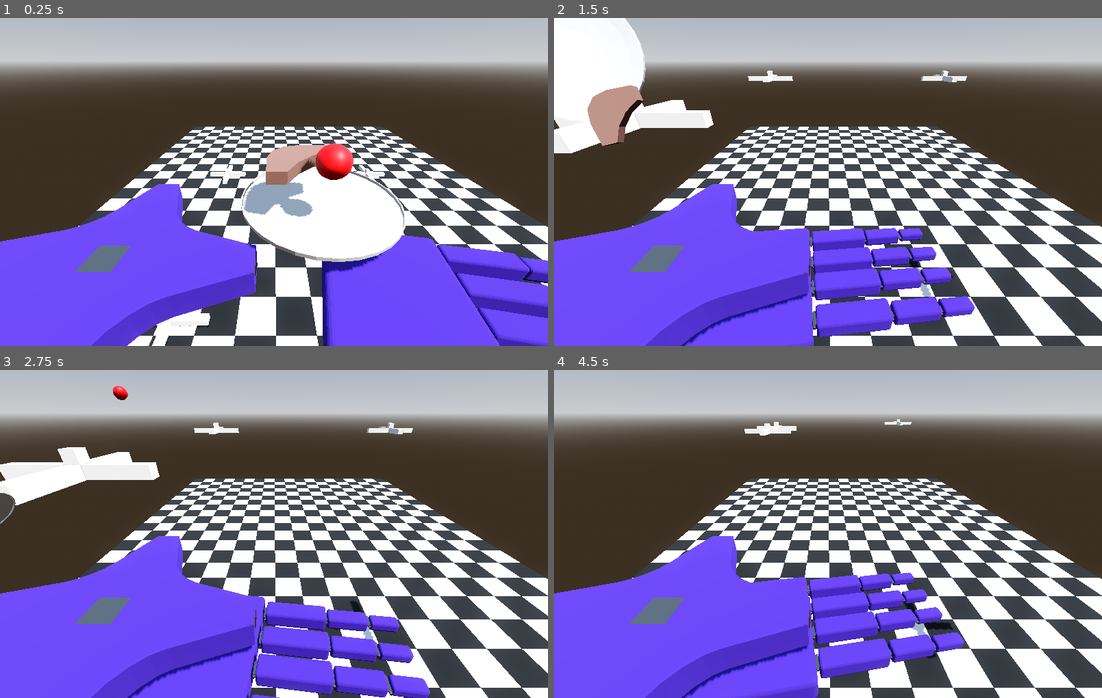
Above: before the commit, frames 1-4 (two rows, left to right).
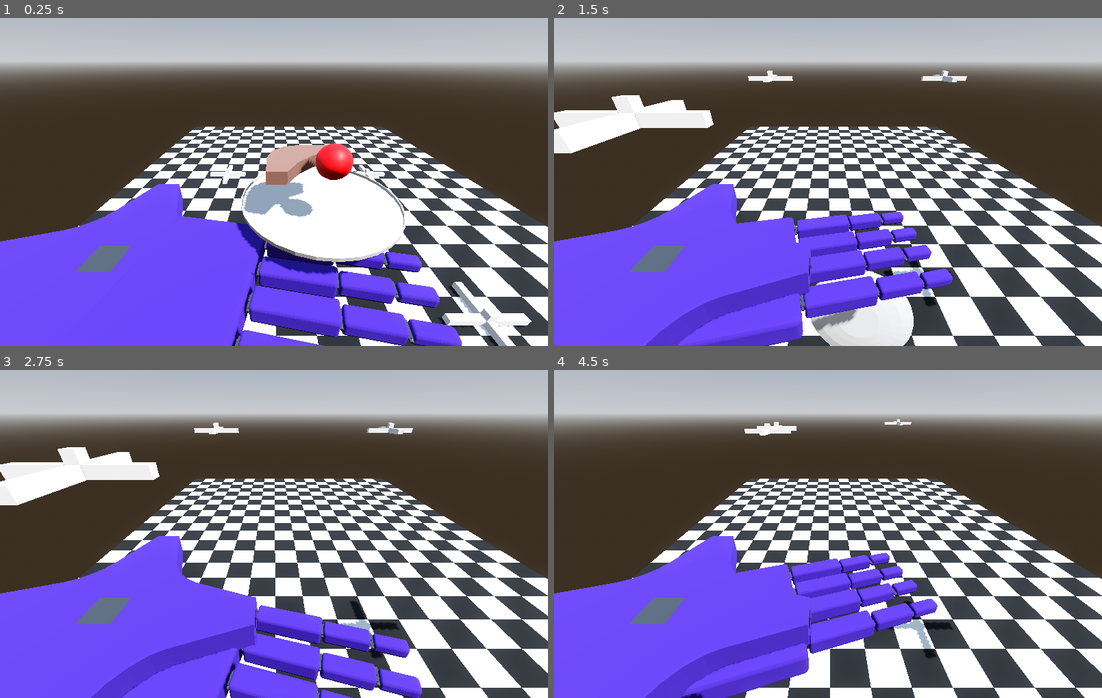
Above: after the commit, the same moments.

Repository: Odoxical/Please-Wait
Game: Godot game, scene res://scenes/Main.tscn
Same seed, same stepped clock (60 frames per second), same inputs: the game is played once before the commit and once after it.
Inputs (mouse positions are in pixels of both pictures, inside the frame that each line leads up to):
- Up to frame 1 (0.25 s): no input
- Up to frame 2 (1.5 s): tap Enter (ui_accept) at 0.5, 0.77 s; move the mouse to (855, 182) at 0.52 s; hold Mouse wheel down (Scroll_Down) 0.53-1.28 s; hold W (move_forward) from 0.53 s (still down); move the mouse to (800, 182) at 1.27 s; tap Mouse wheel up (Scroll_Up) at 1.35 s
- Up to frame 3 (2.75 s): keep holding W (move_forward); tap Enter (ui_accept) at 1.52 s; move the mouse to (284, 527) at 2.02 s; tap Ctrl (panic) at 2.1 s
- Up to frame 4 (4.5 s): keep holding W (move_forward); move the mouse to (822, 540) at 2.77 s; tap I (select_foot_1) at 2.85 s; tap Enter (ui_accept) at 3.02, 3.77 s; move the mouse to (866, 537) at 3.52 s; tap J (select_foot_2) at 3.6 s; move the mouse to (784, 530) at 4.27 s; tap K (select_foot_3) at 4.35 s

The runs differ from the first frame. In frame 1, 17% of the frame differs, in the area x 16-100%, y 60-100%; in frame 2, 13%; in frame 3, 7.0%; in frame 4, 7.8%.

Commit message:
3D Clamp attempt

Diff:
--- a/scripts/Grabber.gd
+++ b/scripts/Grabber.gd
@@ -13,37 +13,46 @@
 var ground_plane = Plane(Vector3.UP, height)
 var speed_factor: float
 var arm_length = normal_arm_length
+
 func _ready():
 	Input.mouse_mode = Input.MOUSE_MODE_CAPTURED
+
 func _unhandled_input(event):
 	if event is InputEventMouseMotion:
 		var flat_pos = Vector2(position.x, position.z)
-		var dist = flat_pos.length()
-		var reach = clamp(dist / arm_length, 0.0, 1.0)
+		var flat_dist = flat_pos.length()
+		var dist3d = position.length()
+		var reach = clamp(dist3d / arm_length, 0.0, 1.0)
+		var inner_reach = clamp(min_arm_length / dist3d, 0.0, 1.0) if dist3d > 0.001 else 1.0
 		var raw_move = Vector2(event.relative.x, event.relative.y) * mouse_sensitivity
-		if dist > 0.001:
+		if flat_dist > 0.001:
 			var radial_dir = flat_pos.normalized()
 			var tangent_dir = Vector2(-radial_dir.y, radial_dir.x)
 			var radial_amount = raw_move.dot(radial_dir)
 			var tangent_amount = raw_move.dot(tangent_dir)
 			if radial_amount > 0.0:
 				radial_amount *= 1.0 - reach * reach
+			if radial_amount < 0.0:
+				radial_amount *= 1.0 - inner_reach * inner_reach
 			var move = radial_dir * radial_amount + tangent_dir * tangent_amount
-			var new_pos = flat_pos + move
-			if new_pos.length() > arm_length:
-				new_pos = new_pos.normalized() * arm_length
-			if new_pos.length() > 0.001 and new_pos.length() < min_arm_length:
-				new_pos = new_pos.normalized() * min_arm_length
-			position.x = new_pos.x
-			position.z = new_pos.y
+			var new_flat = flat_pos + move
+			position.x = new_flat.x
+			position.z = new_flat.y
 		else:
-			var new_pos = flat_pos + raw_move
-			if new_pos.length() > arm_length:
-				new_pos = new_pos.normalized() * arm_length
-			if new_pos.length() > 0.001 and new_pos.length() < min_arm_length:
-				new_pos = new_pos.normalized() * min_arm_length
-			position.x = new_pos.x
-			position.z = new_pos.y
+			var new_flat = flat_pos + raw_move
+			var proposed_len = Vector3(new_flat.x, position.y, new_flat.y).length()
+			if proposed_len < min_arm_length:
+				var xz_min = sqrt(max(0.0, min_arm_length * min_arm_length - position.y * position.y))
+				if new_flat.length() > 0.001:
+					new_flat = new_flat.normalized() * xz_min
+				else:
+					new_flat = flat_pos
+			position.x = new_flat.x
+			position.z = new_flat.y
+		if position.length() > arm_length:
+			position = position.normalized() * arm_length
+		if position.length() > 0.001 and position.length() < min_arm_length:
+			position = position.normalized() * min_arm_length
 	if Input.is_action_pressed("Scroll_Up"):
 		velocity.y += (panic_speed if panic_mode else normal_speed) * speed_factor/5
 	if Input.is_action_pressed("Scroll_Down"):
@@ -52,12 +61,23 @@
 		Input.mouse_mode = Input.MOUSE_MODE_VISIBLE
 	if Input.is_action_just_pressed("panic"):
 		panic_mode = !panic_mode
+
 func _process(delta):
 	arm_length = panic_arm_length if panic_mode else normal_arm_length
 	speed_factor = delta * (2.0 if panic_mode else 1.0)
 	position.y += velocity.y * speed_factor
 	velocity.y *= panic_smoothing if panic_mode else normal_smoothing
+	if position.length() > arm_length:
+		position = position.normalized() * arm_length
+	var xz_min = sqrt(max(0.0, min_arm_length * min_arm_length - position.y * position.y))
 	var flat_pos = Vector2(position.x, position.z)
+	if flat_pos.length() > 0.001 and flat_pos.length() < xz_min:
+		flat_pos = flat_pos.normalized() * xz_min
+		position.x = flat_pos.x
+		position.z = flat_pos.y
+	elif position.length() > 0.001 and position.length() < min_arm_length:
+		position = position.normalized() * min_arm_length
+		flat_pos = Vector2(position.x, position.z)
 	if flat_pos.length() > 0.05:
 		var angle = atan2(flat_pos.x, flat_pos.y)
-		rotation.y = angle+1.5
+		rotation.y = angle + 1.5
